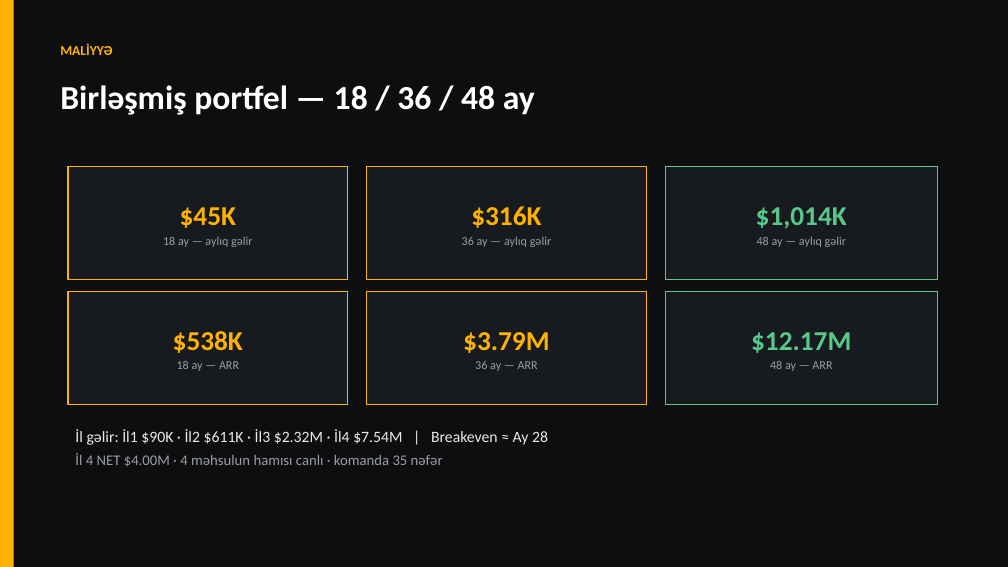
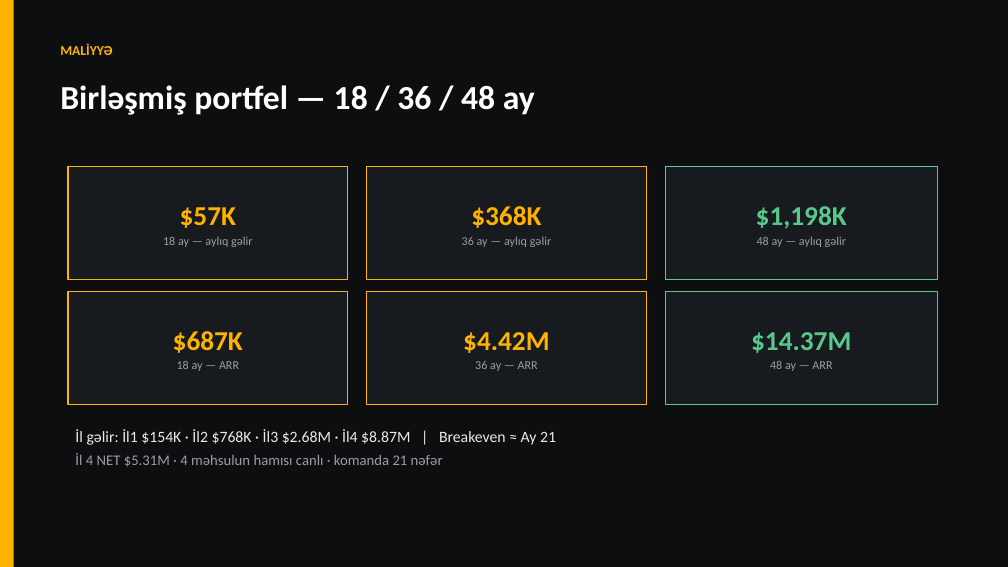
Before and after one commit to amilabbasov02/cnc-and-3d, a slide deck: slide 15 of KAYZEN-Portfel-Pitch-v2.pptx. Drawn at 1008x567 pixels with LibreOffice and Linux fonts; fonts in the diff are those of the drawing. Boxes give left, top, right and bottom in pixels: in the first picture for what was removed or moved away, otherwise in the second. Text is boxed around its words. In the diff, an @@ line names an element or a change of style, - is before the commit and + after.

```diff
--- a/KAYZEN-Portfel-Pitch-v2.pptx
+++ b/KAYZEN-Portfel-Pitch-v2.pptx
@@ text in rectangle at bbox=[180, 207, 236, 228]: text changed @@
-$45K
+$57K
@@ text in rectangle at bbox=[471, 206, 541, 228]: text changed @@
-$316K
+$368K
@@ text in rectangle at bbox=[756, 206, 847, 229]: text changed @@
-$1,014K
+$1,198K
@@ text in rectangle at bbox=[173, 331, 243, 353]: text changed @@
-$538K
+$687K
@@ text in rectangle at bbox=[463, 332, 549, 353]: text changed @@
-$3.79M
+$4.42M
@@ text in rectangle at bbox=[751, 332, 851, 353]: text changed @@
-$12.17M
+$14.37M
@@ text at bbox=[75, 429, 556, 467]: text changed @@
-İl gəlir: İl1 $90K · İl2 $611K · İl3 $2.32M · İl4 $7.54M | Breakeven ≈ Ay 28
-İl 4 NET $4.00M · 4 məhsulun hamısı canlı · komanda 35 nəfər
+İl gəlir: İl1 $154K · İl2 $768K · İl3 $2.68M · İl4 $8.87M | Breakeven ≈ Ay 21
+İl 4 NET $5.31M · 4 məhsulun hamısı canlı · komanda 21 nəfər
```
Also in this commit, not shown: 11 other slides changed, 18 other files.
